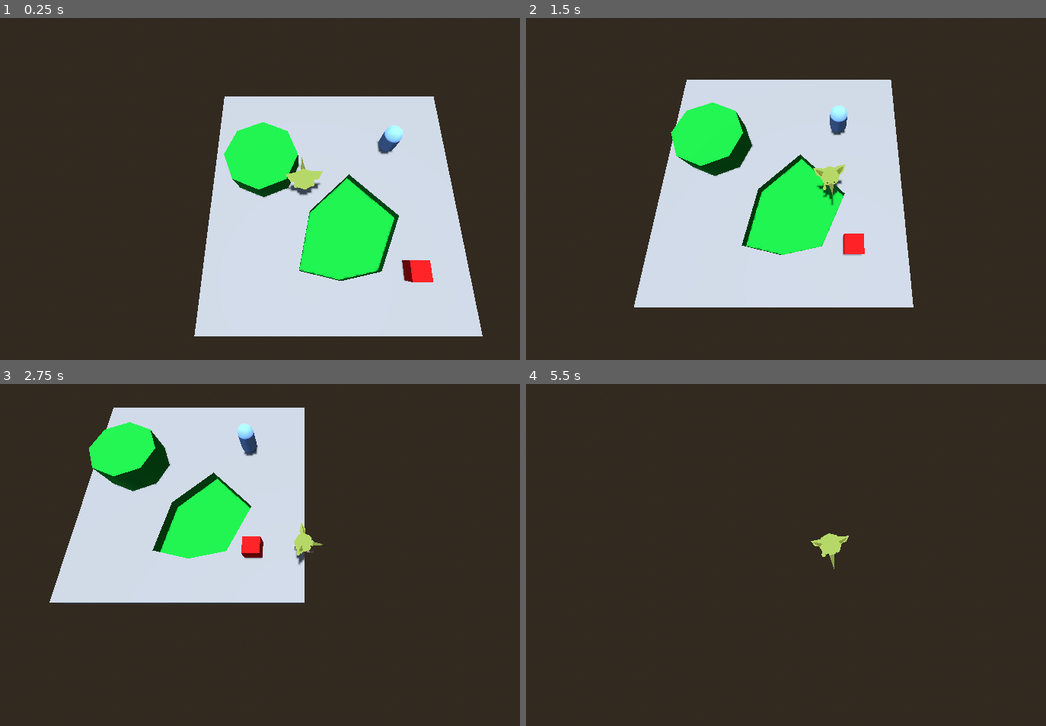
Above: before the commit, frames 1-4 (two rows, left to right).
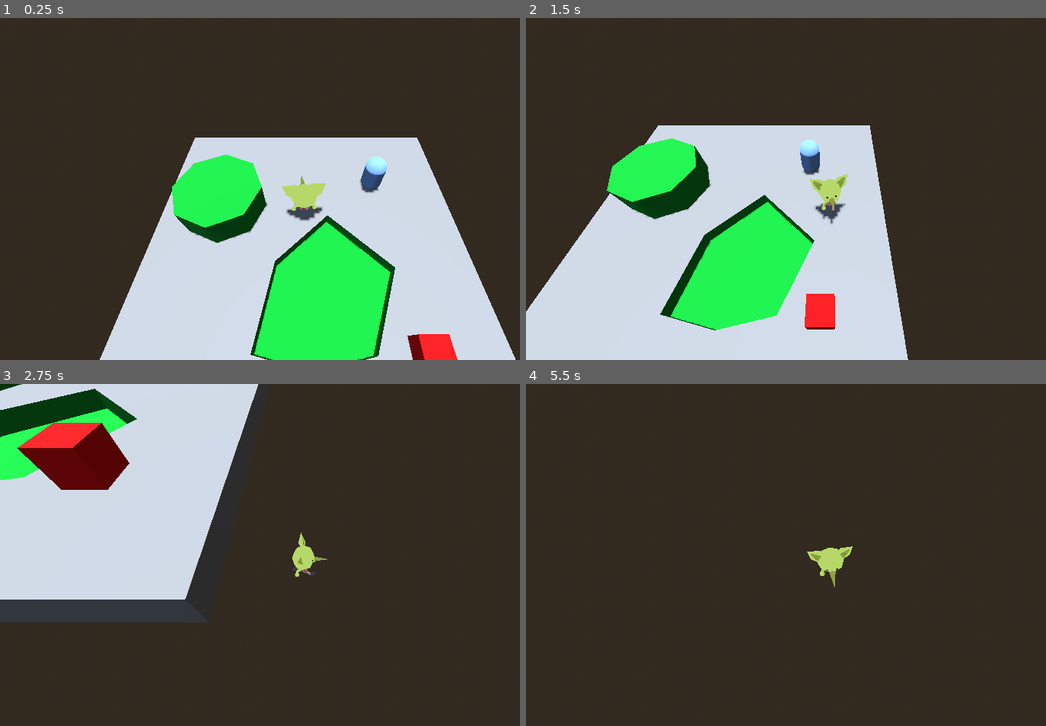
Above: after the commit, the same moments.

Repository: Swimnato/BYUGameJamSpring2025
Game: Godot game, scene res://Scenes/levels/scn_main.tscn
Two runs of this game, one before a commit and one after it. Both use one fixed random seed, a clock stepped at 60 frames per second and the inputs below.
Inputs:
- Up to frame 1 (0.25 s): no input
- Up to frame 2 (1.5 s): tap Enter at 0.5 s; hold D (move_right) 0.53-1.28 s; tap Space (jump) at 0.77 s; hold S (move_down) from 1.28 s (still down)
- Up to frame 3 (2.75 s): tap Space (jump) at 1.52 s; release S (move_down) at 2.03 s; hold D (move_right) from 2.03 s (still down)
- Up to frame 4 (5.5 s): release D (move_right) at 2.78 s; hold W (move_up) 2.78-3.53 s; tap Space (jump) at 3.02, 3.77, 4.52 s; hold A (move_left) 3.53-5.03 s; hold S (move_down) from 5.03 s (still down)

The runs differ from the first frame. In frame 1, 30% of the frame differs, in the area x 19-100%, y 22-100%; in frame 2, 36%, in the area x 0-75%, y 18-100%; in frame 3, 29%; in frame 4, 0.6%.

Commit message:
camera changes, slerp rotation

Diff:
--- a/Scenes/levels/scn_main.tscn
+++ b/Scenes/levels/scn_main.tscn
@@ -22,6 +22,6 @@
 shadow_enabled = true
 
 [node name="Player" parent="." instance=ExtResource("1_vuhdq")]
-transform = Transform3D(1, 0, 0, 0, 1, 0, 0, 0, 1, 0.419979, 0.0195313, -1.17553)
+transform = Transform3D(1, 0, 0, 0, 1, 0, 0, 0, 1, 1.97161, 0.0195313, -2.17991)
 
 [node name="whiteboxTemplate" parent="." instance=ExtResource("3_lyvv4")]
--- a/Scenes/objects/characters/scn_player.tscn
+++ b/Scenes/objects/characters/scn_player.tscn
@@ -405,8 +405,11 @@
 script = ExtResource("1_kbahq")
 
 [node name="camera" type="Camera3D" parent="."]
+transform = Transform3D(1, 0, 0, 0, 0.589239, 0.807959, 0, -0.807959, 0.589239, 9.53674e-07, 9.42906, 5.59042)
+current = true
+
+[node name="topdown_camera" type="Camera3D" parent="."]
 transform = Transform3D(1, 0, 0, 0, 0.293507, 0.955957, 0, -0.955957, 0.293507, 0, 12.433, 4)
-current = true
 
 [node name="hitbox" type="CollisionShape3D" parent="."]
 transform = Transform3D(1.00854, 0, 0, 0, 1.00797, 0.0338078, 0, -0.0338078, 1.00797, 0, 1, 0)
--- a/Scripts/scr_player.gd
+++ b/Scripts/scr_player.gd
@@ -17,7 +17,7 @@
 			  else 0))
 	if(direction != Vector3.ZERO):
 		direction = direction.normalized()
-		$Pivot.basis = Basis.looking_at(direction)
+		$Pivot.basis = $Pivot.basis.slerp(Basis.looking_at(direction), .25)
 
 	target_velocity.x = direction.x * speed
 	target_velocity.z = direction.z * speed
Binary file added: 3d Models/characters/NPC_bully.glb
Not shown, added: 3d Models/characters/NPC_bully.glb.import
Binary file added: 3d Models/characters/NPC_bully_bully_texture.png
Not shown, added: 3d Models/characters/NPC_bully_bully_texture.png.import
Binary file added: 3d Models/objects/environment/env_tree1.glb
Not shown, added: 3d Models/objects/environment/env_tree1.glb.import
Binary file added: 3d Models/objects/environment/env_tree1_tree1_texture.png
Not shown, added: 3d Models/objects/environment/env_tree1_tree1_texture.png.import
Binary file added: 3d Models/objects/environment/env_tree2.glb
Not shown, added: 3d Models/objects/environment/env_tree2.glb.import
Binary file added: 3d Models/objects/environment/env_tree2_tree2_texture.png
Not shown, added: 3d Models/objects/environment/env_tree2_tree2_texture.png.import
(and 4 more such lines)
